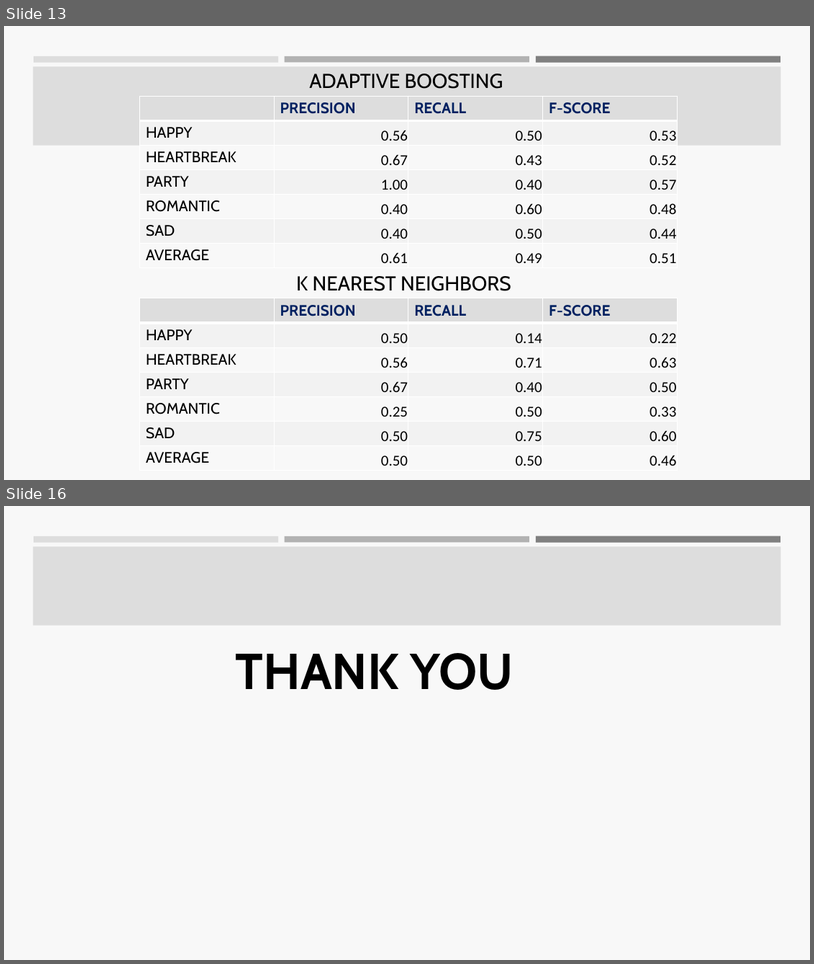
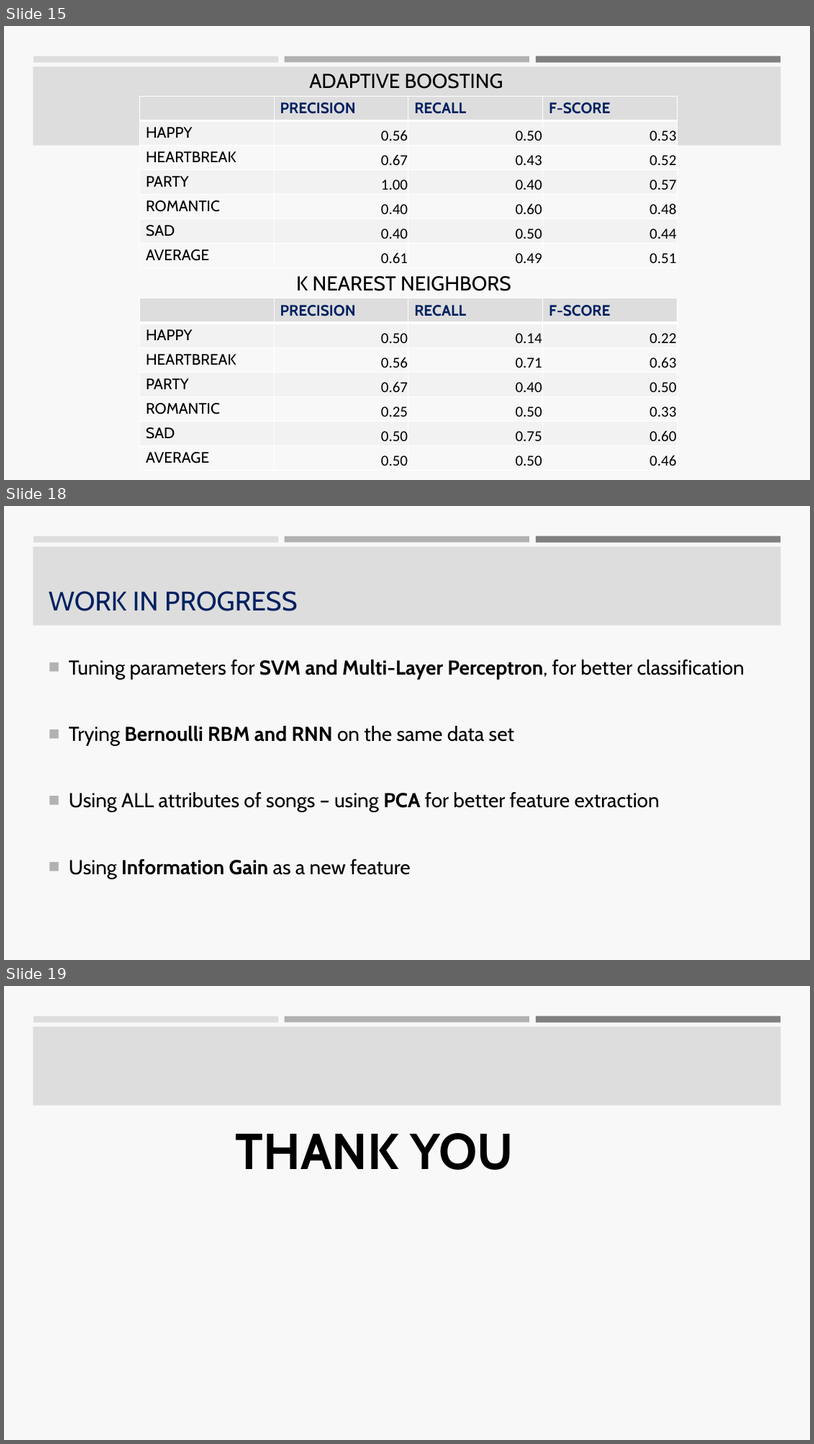
Before and after one commit to SnehalAdsule/CSCI544_Lyrics-Sentimental-Analysis-and-Mood-Classification, a slide deck: nlpproject.pptx. Shown one above the other, each under a label of ours: slides 13 and 16 before the commit, slides 15, 18 and 19 after it; the slides between them are not shown. The pictures are 814x964 and 814x1444 pixels, drawn with LibreOffice and Linux fonts; fonts in the diff are those of the drawing. Boxes give left, top, right and bottom in pixels: in the first picture for what was removed or moved away, otherwise in the second. Text is boxed around its words. In the diff, an @@ line names an element or a change of style, - is before the commit and + after.

```diff
--- a/nlpproject.pptx
+++ b/nlpproject.pptx
@@ slide 18 added at (4, 506, 810, 960), background #F8F8F8; not listed: 4 template elements that a slide beside it also shows @@
@@ title added at (49, 591, 297, 611), 32 pt, text #002060 @@
+WORK IN PROGRESS
@@ text added at (69, 659, 745, 878), 24 pt, text #000000 @@
+■ Tuning parameters for SVM and Multi-Layer Perceptron, for better classification
+■ Trying Bernoulli RBM and RNN on the same data set
+■ Using ALL attributes of songs – using PCA for better feature extraction
+■ Using Information Gain as a new feature
@@ what was slide 13 is now slide 15 @@
@@ what was slide 16 is now slide 19 @@
```
Also in this commit, not shown: 7 slides changed, 3 other slides added, 1 slide removed.
